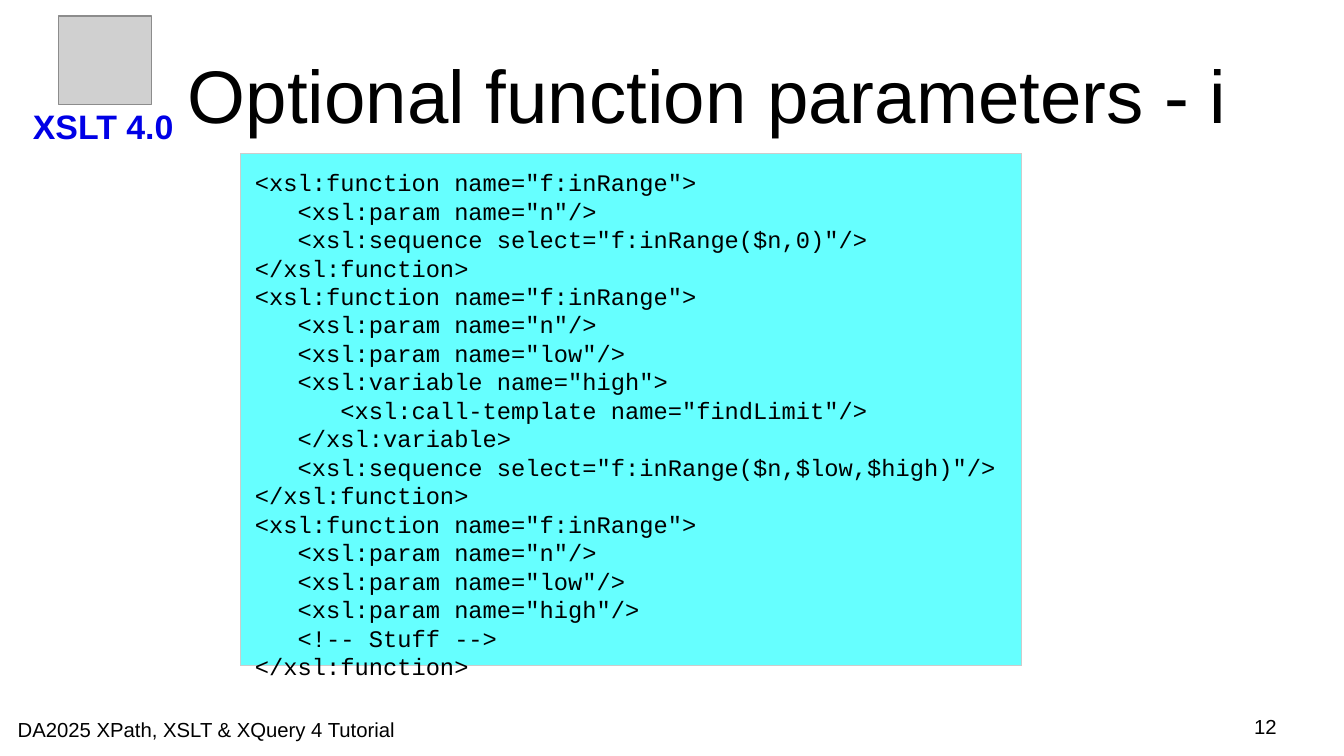
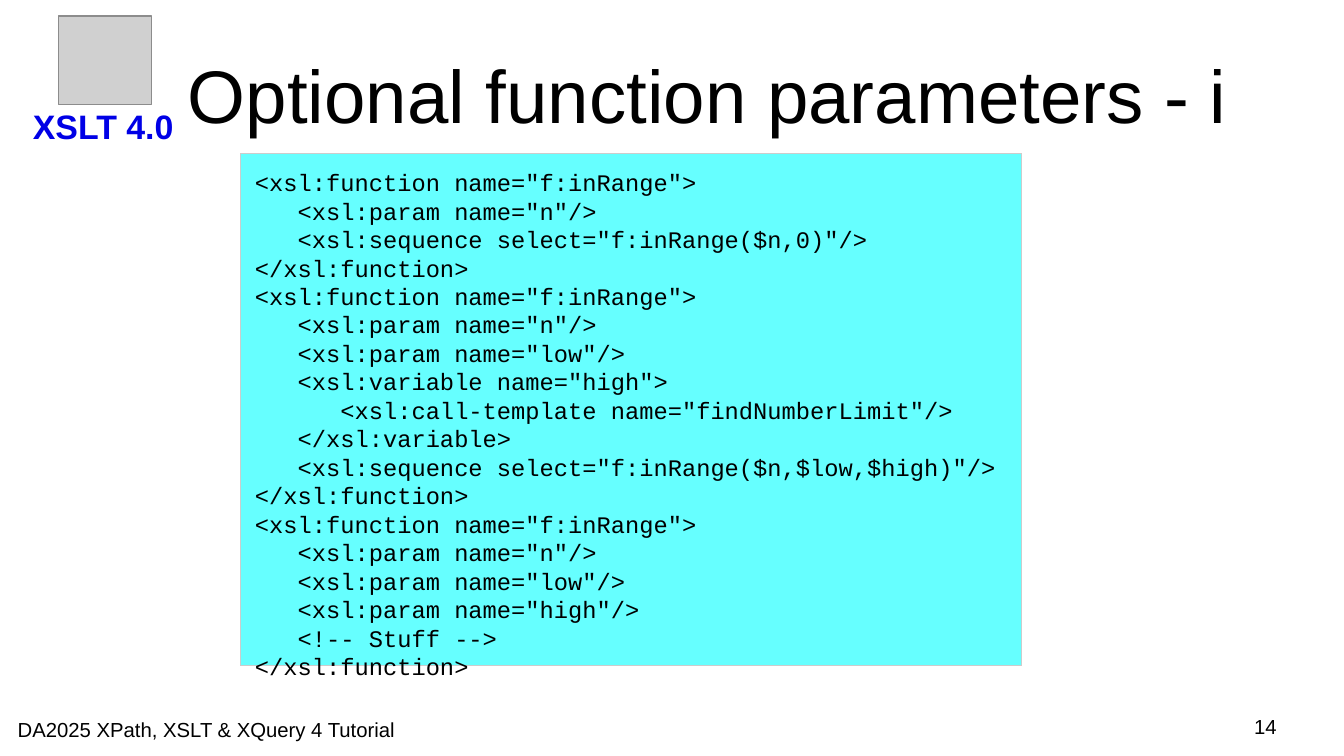
Before and after one commit to johnlumley/johnlumley.github.io, a slide deck: slide 14 of DA2025/slides/QT4-XSLT.odp (slide 12 before the commit). Drawn at 1344x756 pixels with LibreOffice and Linux fonts; fonts in the diff are those of the drawing; grey boxes stand for pictures; background and template pictures are left out. Boxes give left, top, right and bottom in pixels: in the first picture for what was removed or moved away, otherwise in the second. Text is boxed around its words. In the diff, an @@ line names an element or a change of style, - is before the commit and + after.

```diff
--- a/DA2025/slides/QT4-XSLT.odp
+++ b/DA2025/slides/QT4-XSLT.odp
@@ text in rectangle at (340, 402, 953, 424): text changed @@
-<xsl:call-template name="findLimit"/>
+<xsl:call-template name="findNumberLimit"/>
@@ page number at (1254, 720, 1277, 734): text changed @@
-12
+14
```
Also in this commit, not shown: 14 other slides changed, 3 slides added, 4 other files.
